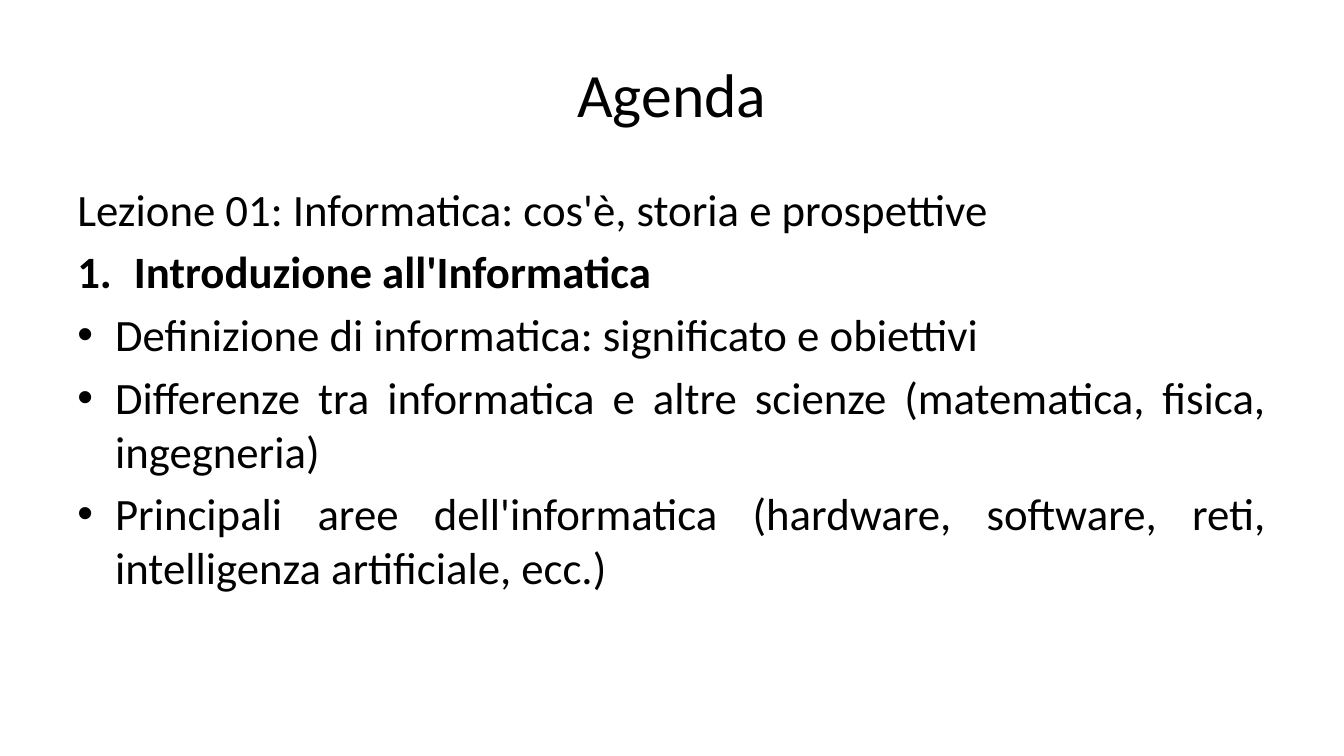
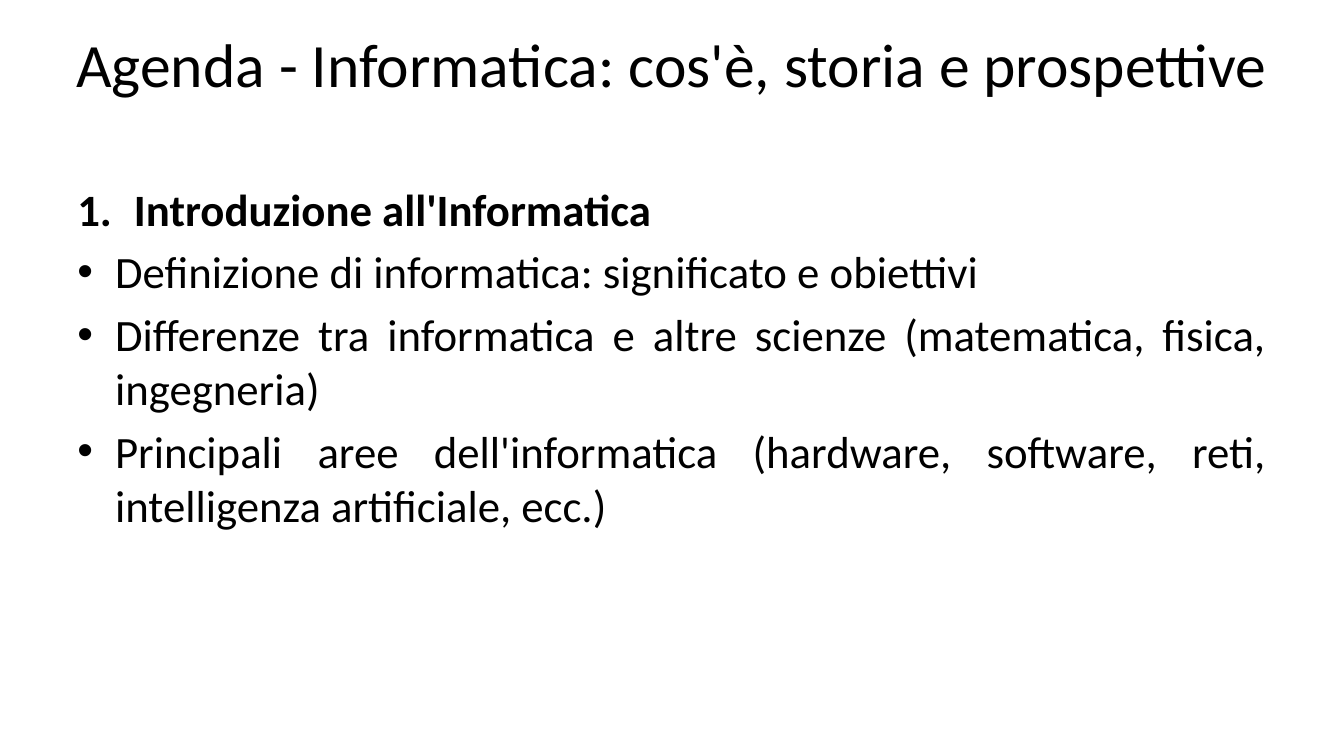
Before and after one commit to informaticacrilazio/sitedesign, a slide deck: slide 2 of CorsoCRI/Modulo_01_Lezione_01_Informatica.pptx. Drawn at 1344x756 pixels with LibreOffice and Linux fonts; fonts in the diff are those of the drawing. Boxes give left, top, right and bottom in pixels: in the first picture for what was removed or moved away, otherwise in the second. Text is boxed around its words. In the diff, an @@ line names an element or a change of style, - is before the commit and + after.

```diff
--- a/CorsoCRI/Modulo_01_Lezione_01_Informatica.pptx
+++ b/CorsoCRI/Modulo_01_Lezione_01_Informatica.pptx
@@ title added at (76, 44, 1267, 98), 44 pt, text #000000 @@
+Agenda - Informatica: cos'è, storia e prospettive
@@ title removed at (577, 74, 766, 128) @@
-Agenda
@@ text at (77, 195, 988, 234): paragraph removed @@
-Lezione 01: Informatica: cos'è, storia e prospettive
```
Also in this commit, not shown: 65 other slides changed.
